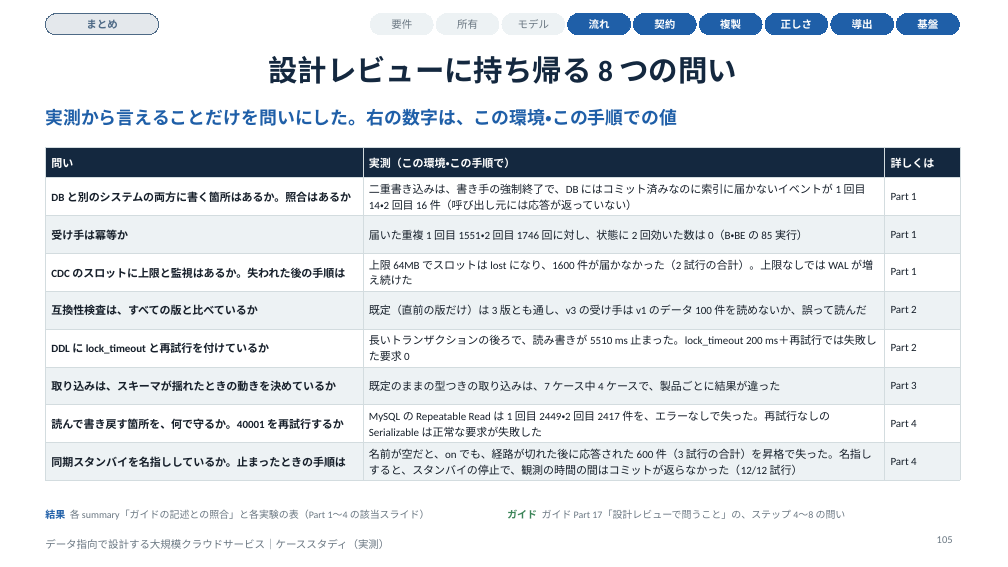
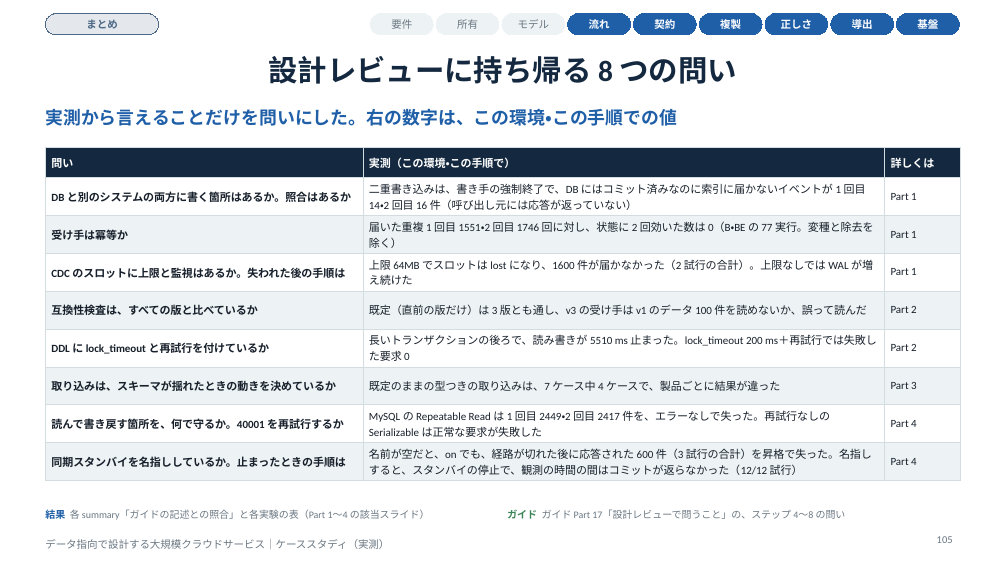
Before and after one commit to Takenori-Kusaka/data-intensive-design-casestudy, a slide deck: slide 105 of slides/data-intensive-design-casestudy.pptx. Drawn at 1008x567 pixels with LibreOffice and Linux fonts; fonts in the diff are those of the drawing. Boxes give left, top, right and bottom in pixels: in the first picture for what was removed or moved away, otherwise in the second. Text is boxed around its words. In the diff, an @@ line names an element or a change of style, - is before the commit and + after.

```diff
--- a/slides/data-intensive-design-casestudy.pptx
+++ b/slides/data-intensive-design-casestudy.pptx
@@ table at [45, 147, 960, 479] @@
-row 3, column 2: 届いた重複 1 回目 1551・2 回目 1746 回に対し、状態に 2 回効いた数は 0（B・BE の 85 実行）
+row 3, column 2: 届いた重複 1 回目 1551・2 回目 1746 回に対し、状態に 2 回効いた数は 0（B・BE の 77 実行。変種と除去を除く）
```
Also in this commit, not shown: 7 other files.
